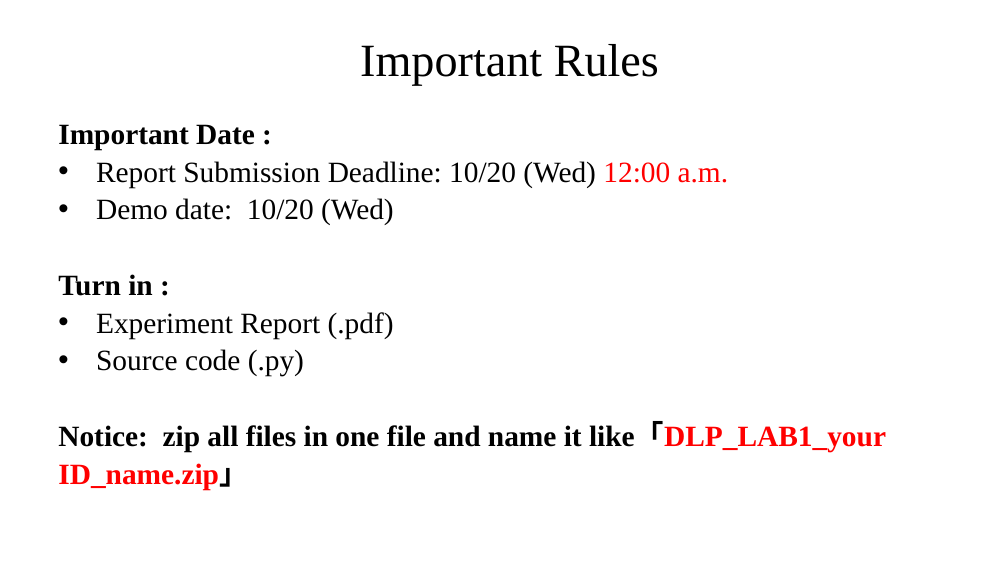
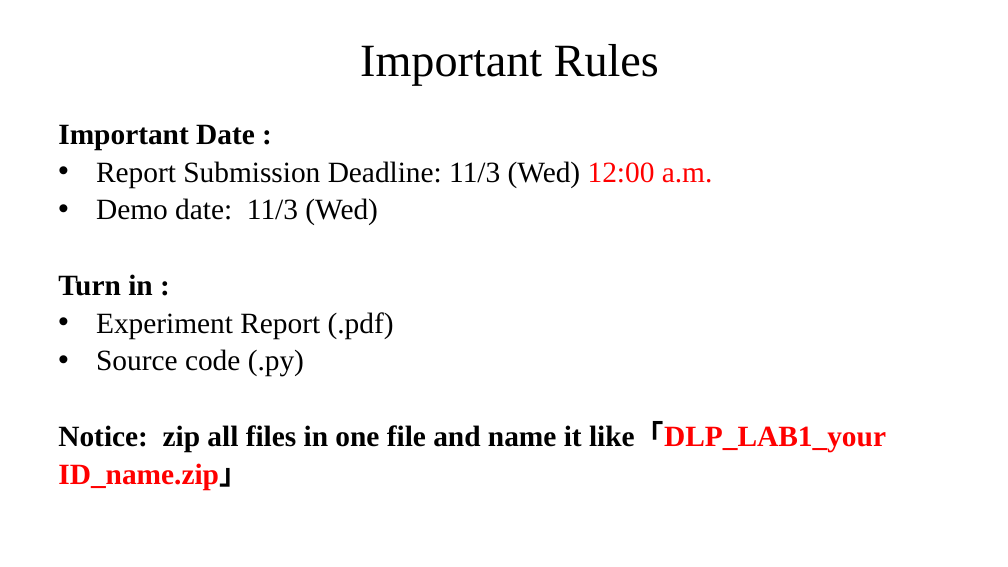
Before and after one commit to 2021-DL-Training-Program/EEG_classification, a slide deck: slide 2 of Lab1-EEG_classification.pptx. Drawn at 1008x567 pixels with LibreOffice and Linux fonts; fonts in the diff are those of the drawing. Boxes give left, top, right and bottom in pixels: in the first picture for what was removed or moved away, otherwise in the second. Text is boxed around its words. In the diff, an @@ line names an element or a change of style, - is before the commit and + after.

Commit message:
update deadline

```diff
--- a/Lab1-EEG_classification.pptx
+++ b/Lab1-EEG_classification.pptx
@@ text at <box>96,161,713,225</box>: text changed @@
-• Report Submission Deadline: 10/20 (Wed) 12:00 a.m.
-• Demo date: 10/20 (Wed)
+• Report Submission Deadline: 11/3 (Wed) 12:00 a.m.
+• Demo date: 11/3 (Wed)
```
Also in this commit, not shown: 1 other file.
